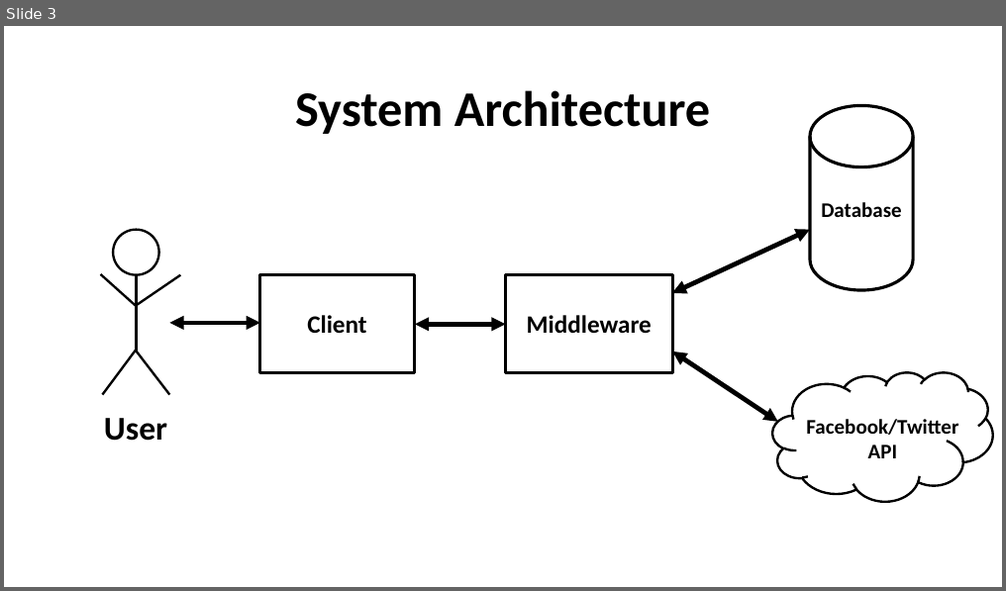
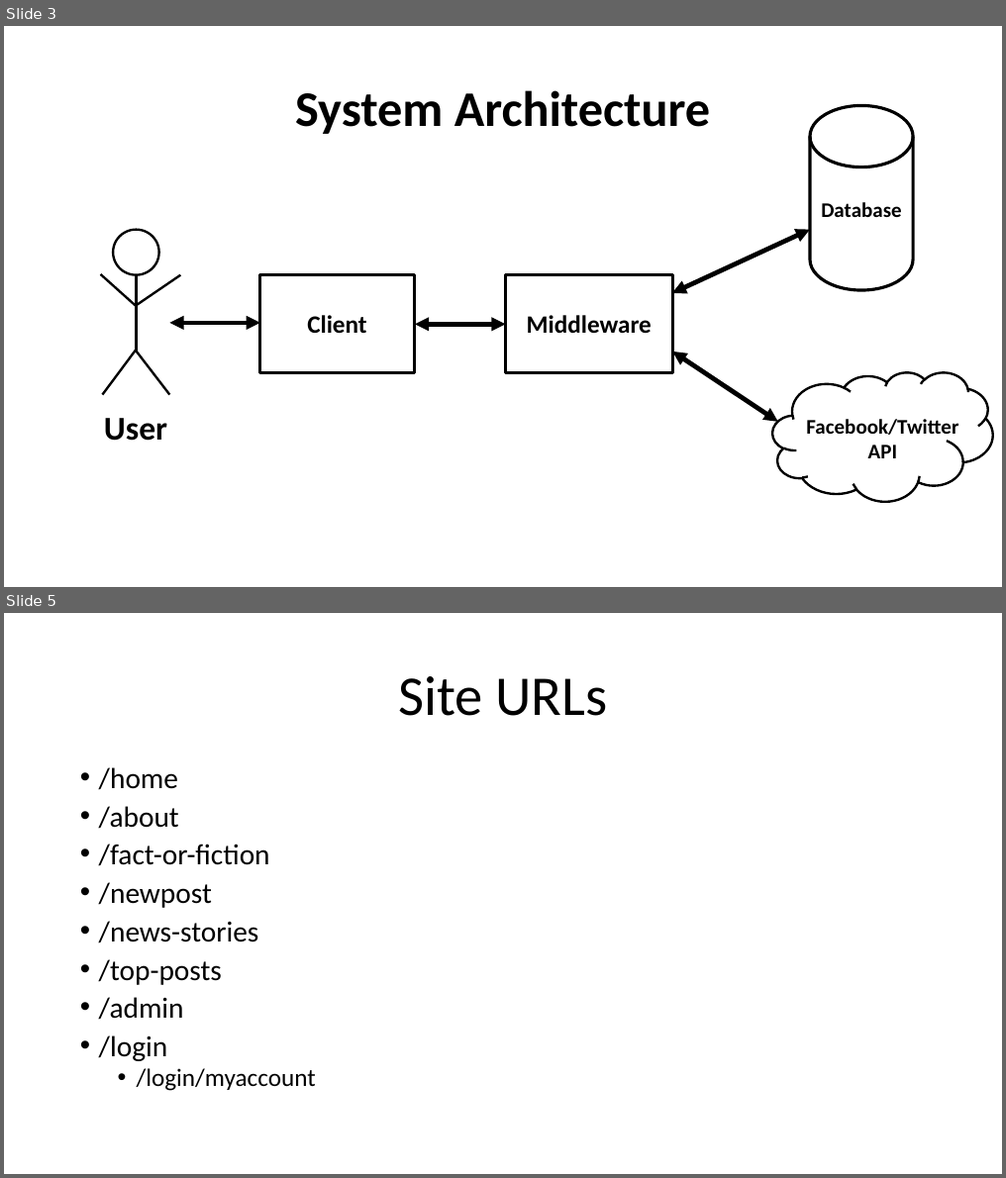
Before and after one commit to pjithorpe/WADProject, a slide deck: WAD2Project.pptx. Shown one above the other, each under a label of ours: slide 3 before the commit, slides 3 and 5 after it; the slides between them are not shown. The pictures are 1006x591 and 1006x1178 pixels, drawn with LibreOffice and Linux fonts; fonts in the diff are those of the drawing. Boxes give left, top, right and bottom in pixels: in the first picture for what was removed or moved away, otherwise in the second. Text is boxed around its words. In the diff, an @@ line names an element or a change of style, - is before the commit and + after.

```diff
--- a/WAD2Project.pptx
+++ b/WAD2Project.pptx
@@ slide 5 added at (4, 613, 1002, 1174), background #FFFFFF @@
@@ title added at (398, 676, 608, 716), 54 pt, text #000000 @@
+Site URLs
@@ text added at (99, 767, 316, 1091), 28 pt, text #000000 @@
+• /home
+• /about
+• /fact-or-fiction
+• /newpost
+• /news-stories
+• /top-posts
+• /admin
+• /login
+  • /login/myaccount
```
Also in this commit, not shown: 1 other slide added.
